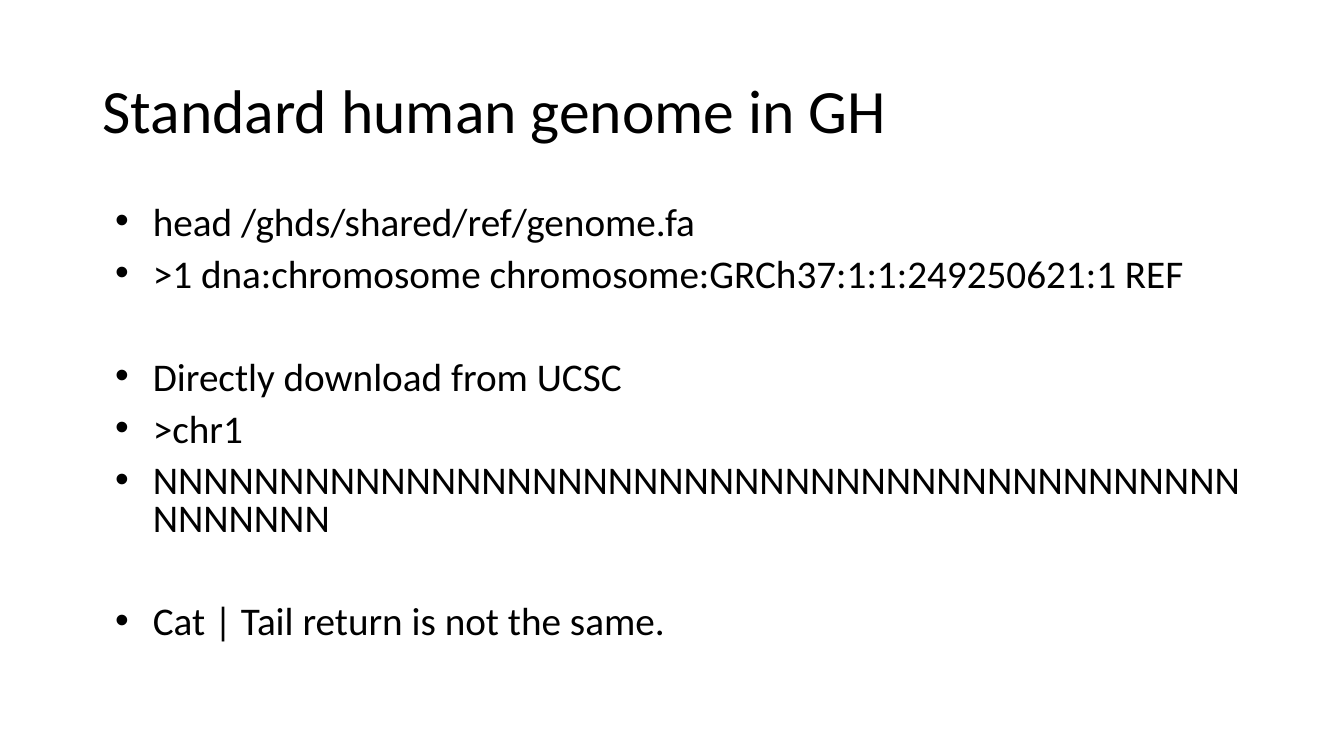
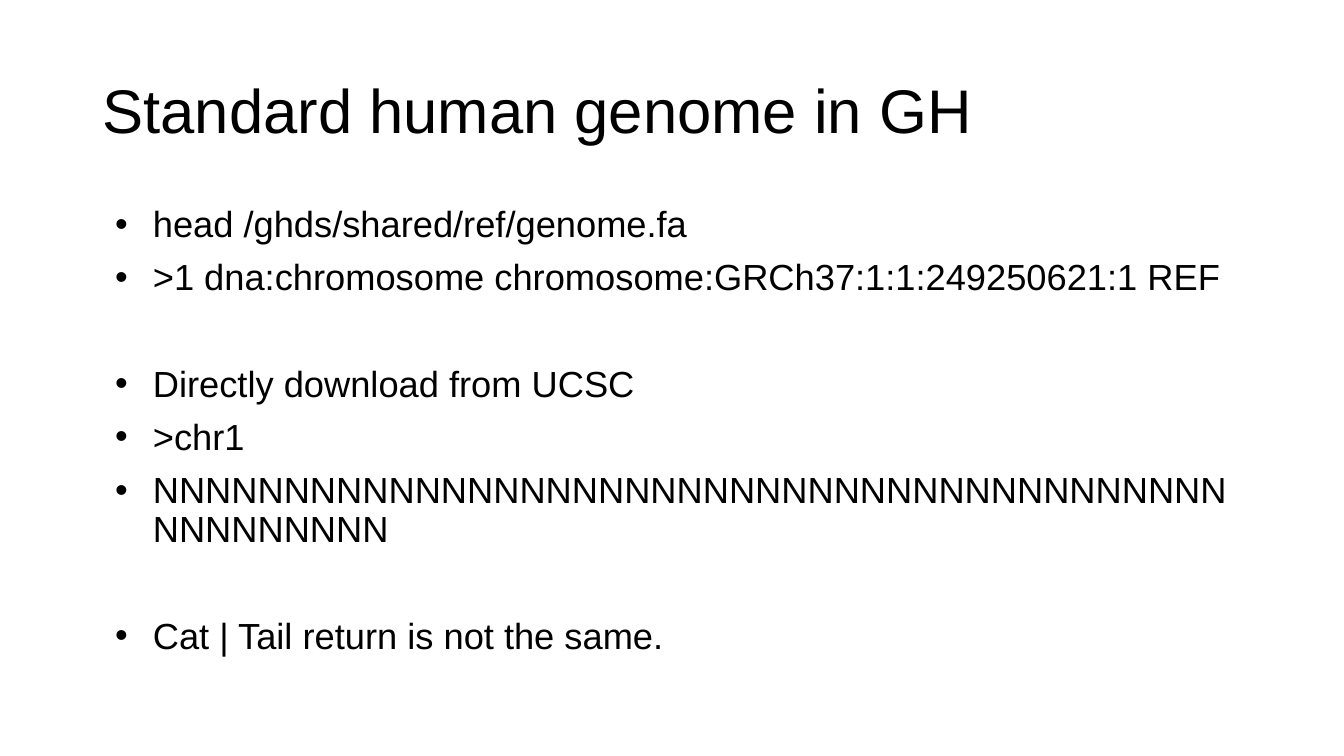
Before and after one commit to gh-xili/gh-xili, a slide deck: slide 10 of Progress_report/Ravi/Non_hg_contimination_XIANGLI_07072021.pptx. Drawn at 1344x756 pixels with LibreOffice and Linux fonts; fonts in the diff are those of the drawing. Boxes give left, top, right and bottom in pixels: in the first picture for what was removed or moved away, otherwise in the second. Text is boxed around its words. In the diff, an @@ line names an element or a change of style, - is before the commit and + after.

```diff
--- a/Progress_report/Ravi/Non_hg_contimination_XIANGLI_07072021.pptx
+++ b/Progress_report/Ravi/Non_hg_contimination_XIANGLI_07072021.pptx
@@ title "Standard human genome in GH" at (102, 88, 971, 145): font Calibri to Arial @@
@@ text "head /ghds/shared/ref/genome.fa" at (153, 210, 1220, 650): size 28 to 25.9 pt, font Calibri to Arial; line spacing 0.8 to 0.9 @@
```
Also in this commit, not shown: 8 other slides changed, 10 other files.
